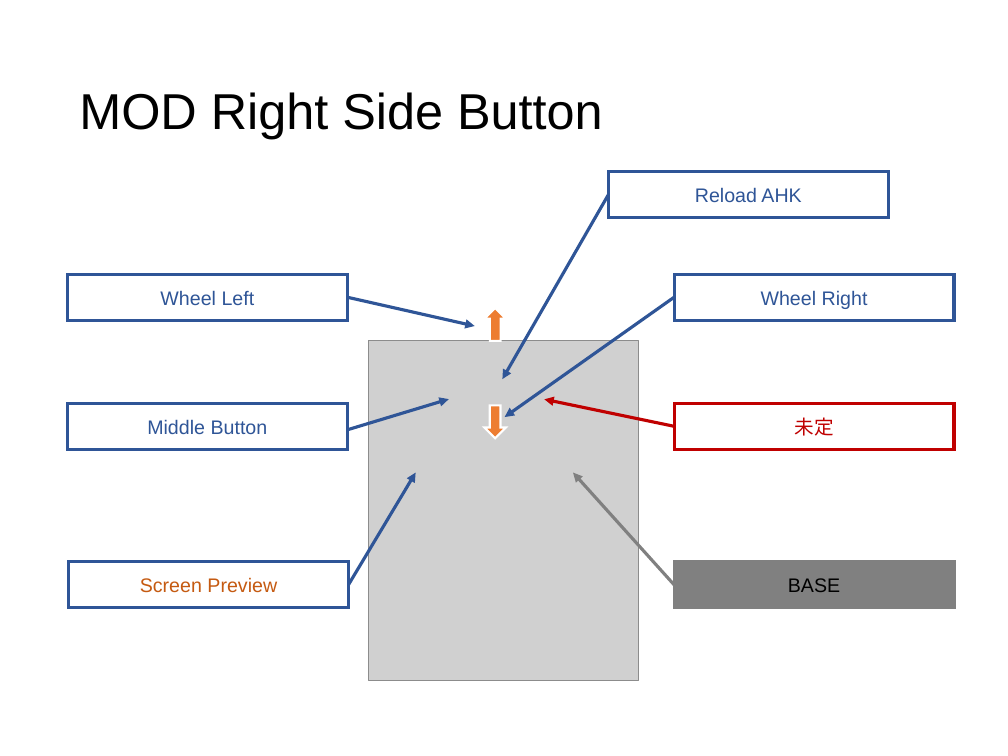
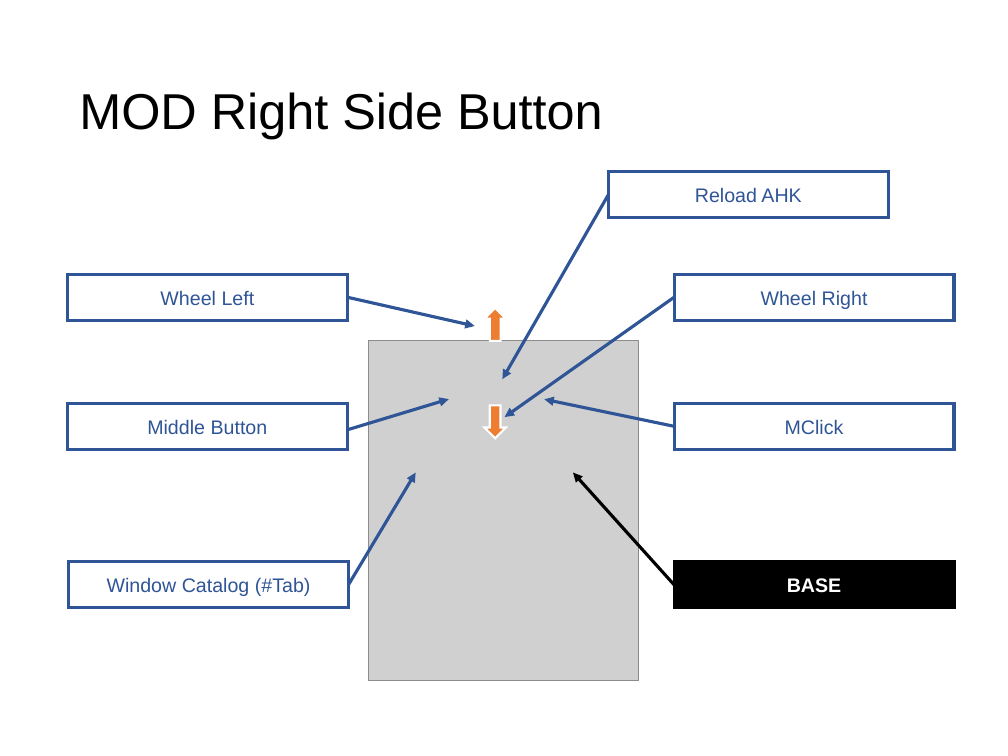
Before and after one commit to ittooo66/myAHK, a slide deck: slide 14 of MANUAL.pptx. Drawn at 1008x756 pixels with LibreOffice and Linux fonts; fonts in the diff are those of the drawing; grey boxes stand for pictures. Boxes give left, top, right and bottom in pixels: in the first picture for what was removed or moved away, otherwise in the second. Text is boxed around its words. In the diff, an @@ line names an element or a change of style, - is before the commit and + after.

```diff
--- a/MANUAL.pptx
+++ b/MANUAL.pptx
@@ arrow (674, 426) - (544, 399): stroke #C00000 2.25 pt to #2F5597 2.25 pt @@
@@ rectangle "MClick" at (x1=674, y1=403, x2=955, y2=449): outline #C00000 2.25 pt to #2F5597 2.25 pt @@
@@ text in rectangle at (x1=785, y1=419, x2=844, y2=434): text changed; text colour #C00000 to #2F5597 @@
-未定
+MClick
@@ arrow (674, 585) - (574, 473): stroke #808080 2.25 pt to #000000 2.25 pt @@
@@ rectangle "BASE" at (x1=674, y1=561, x2=955, y2=607): text colour #000000 to #FFFFFF, bold on; fill #808080 to #000000; outline #808080 2.25 pt to #000000 2.25 pt @@
@@ text in rectangle at (x1=107, y1=577, x2=311, y2=596): text changed; text colour #C55A11 to #2F5597 @@
-Screen Preview
+Window Catalog (#Tab)
```
Also in this commit, not shown: 6 other slides changed.
